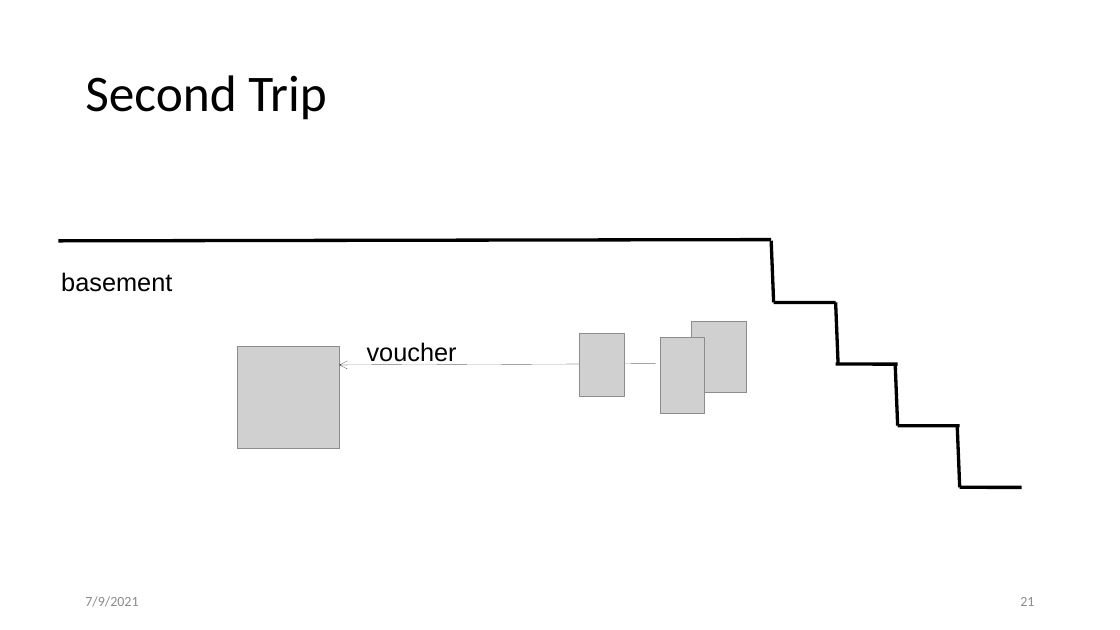
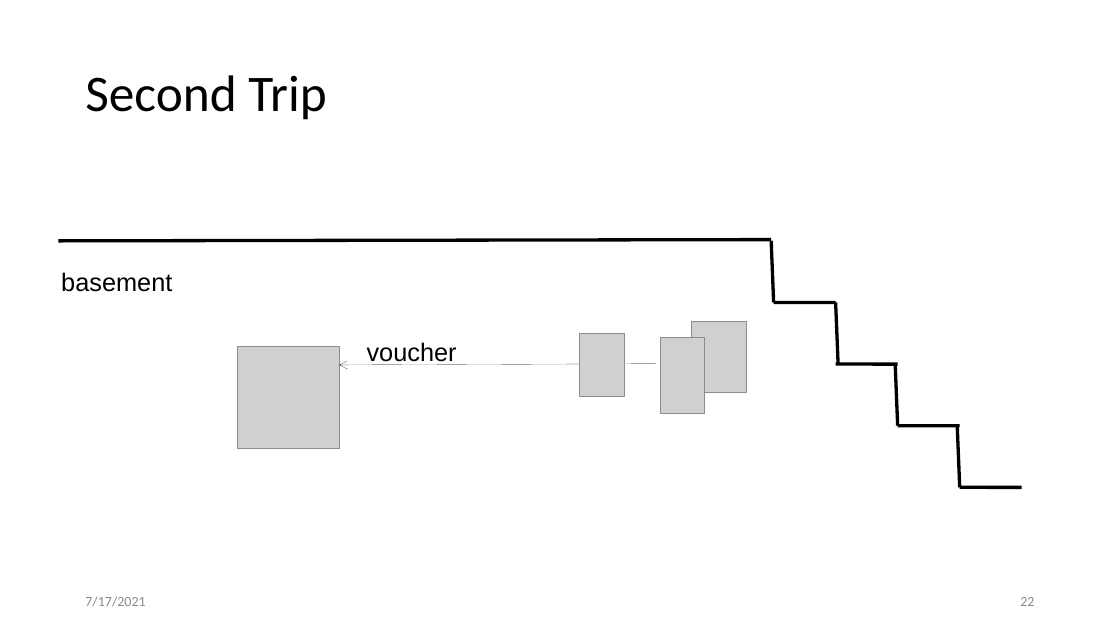
Before and after one commit to anima-wg/anima-brski-ae, a slide deck: slide 22 of presentations/slides-111-BRSKI-AE.pptx (slide 21 before the commit). Drawn at 1120x630 pixels with LibreOffice and Linux fonts; fonts in the diff are those of the drawing; grey boxes stand for pictures. Boxes give left, top, right and bottom in pixels: in the first picture for what was removed or moved away, otherwise in the second. Text is boxed around its words. In the diff, an @@ line names an element or a change of style, - is before the commit and + after.

```diff
--- a/presentations/slides-111-BRSKI-AE.pptx
+++ b/presentations/slides-111-BRSKI-AE.pptx
@@ text at (85, 596, 145, 607): text changed @@
-7/9/2021
+7/17/2021
@@ page number at (1020, 597, 1034, 606): text changed @@
-21
+22
```
Also in this commit, not shown: 22 other slides changed, 2 slides added.
